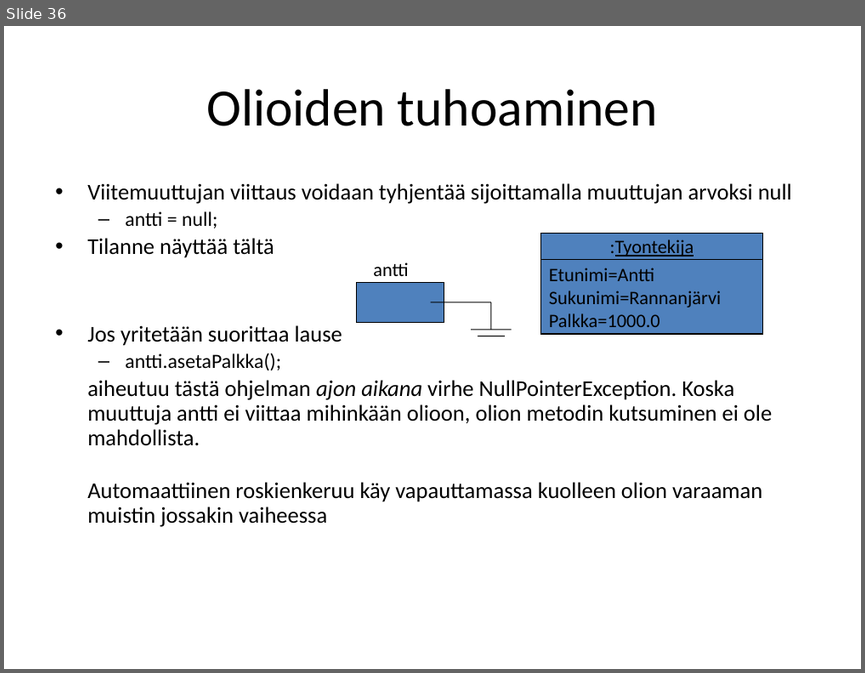
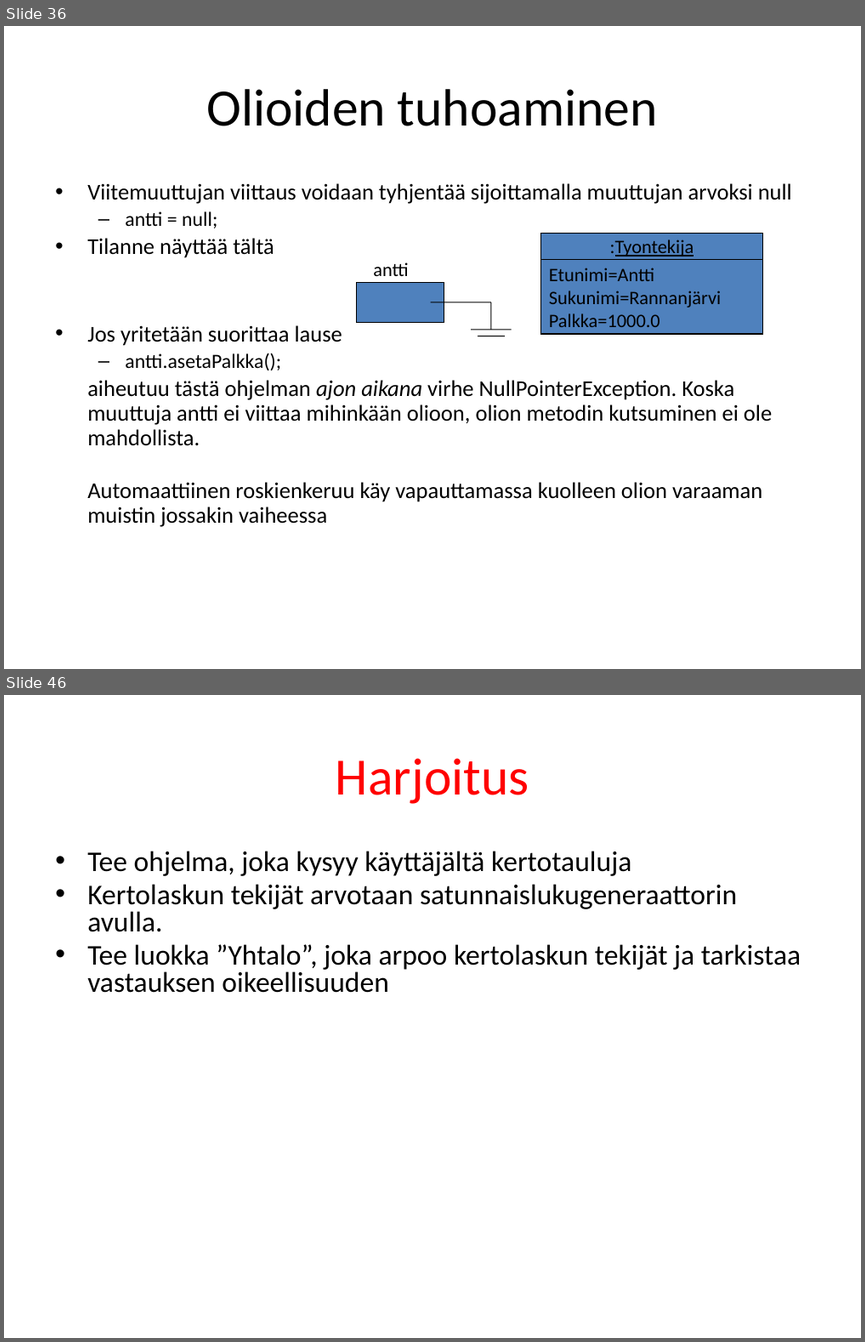
Before and after one commit to lpemake/TITE13oh, a slide deck: Olio-ohjelmointi.pptx. Shown one above the other, each under a label of ours: slide 36 before the commit, slides 36 and 46 after it; the slides between them are not shown. The pictures are 865x673 and 865x1342 pixels, drawn with LibreOffice and Linux fonts; fonts in the diff are those of the drawing. Boxes give left, top, right and bottom in pixels: in the first picture for what was removed or moved away, otherwise in the second. Text is boxed around its words. In the diff, an @@ line names an element or a change of style, - is before the commit and + after.

```diff
--- a/Olio-ohjelmointi.pptx
+++ b/Olio-ohjelmointi.pptx
@@ slide 46 added at (4,695,861,1338), background #FFFFFF @@
@@ title added at (336,758,529,804), 44 pt, text #FF0000 @@
+Harjoitus
@@ text added at (87,851,800,993), 24 pt, text #000000 @@
+• Tee ohjelma, joka kysyy käyttäjältä kertotauluja
+• Kertolaskun tekijät arvotaan satunnaislukugeneraattorin avulla.
+• Tee luokka ”Yhtalo”, joka arpoo kertolaskun tekijät ja tarkistaa vastauksen oikeellisuuden
```
Also in this commit, not shown: 1 slide changed, 97 other slides added, 58 other files.
